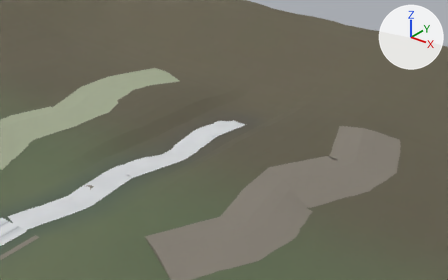
What one commit did to the glTF model game/assets/models/agent_b_act1/agentb_terrain_road_kit.glb.
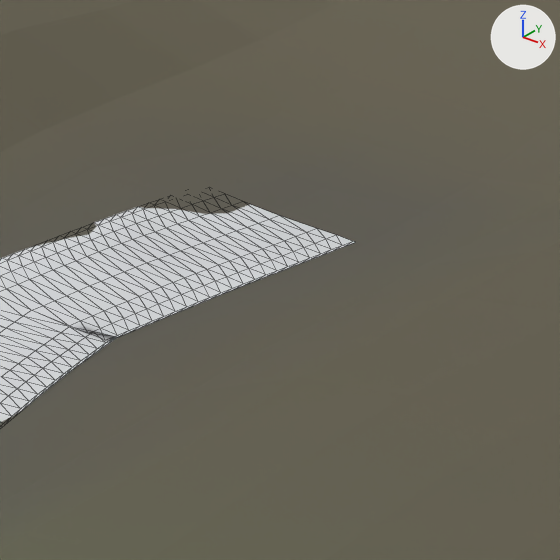
Old and new are each drawn from a 50 mm lens placed at (45.89, 63.23, 32.46), pointed at (0.48, 120.0, -2.74) and again close up on the part from 45% to 61% of the width and 34% to 59% of the height. The axes (+X, +Y, +Z) are drawn at upper right. The lights are the same throughout. The older version's two pictures come first. The close-ups show mesh edges as thin lines. Where no turn or scale is listed for an object, it has been applied to the vertices. Vertices at exactly the same position are counted once.

Names of what the first close-up shows: 'Road_KaraPath', 'Terrain_Main'.
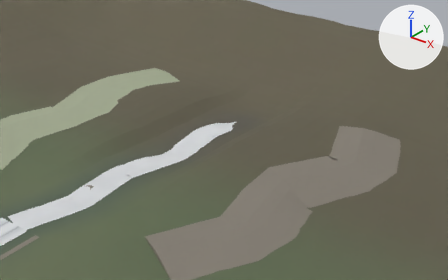
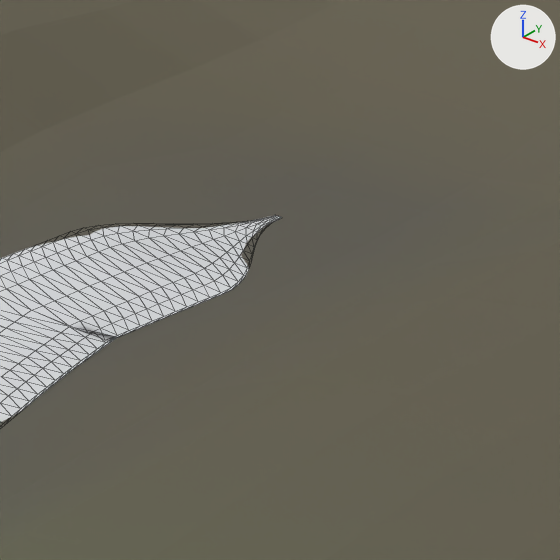
Changed parts and their boxes [x1, y1, x2, y2] in the close-ups (560 x 560 px; the box of a moved part takes in the faces that stretch with it):
'Road_KaraPath', reshaped: before [0, 204, 355, 423]; after [0, 215, 281, 423]
part 1 of me_road_karapath, moved or reshaped: before [93, 204, 355, 289]; after [95, 215, 281, 288]

The edits, one by one:
me_road_karapath is used by ob_road_karapath; location (0.0, 0.0, 0.0).
me_road_karapath had 1215 vertices, 2144 faces and spanned x -2.2..2.8, y 89.1..122.7, z -1.0..-0.3.
me_road_karapath now has 1215 vertices, 2144 faces and spans x -2.2..2.8, y 89.1..122.5, z -1.0..-0.3.
me_road_karapath part 1: 86 of 1215 vertices moved; they spanned x -1.4..2.3, y 119.8..122.7, z -1.0..-0.8 and now span x -1.2..1.9, y 119.8..122.5, z -1.0..-0.8; mean shift (0.0, 0.0, 0.0); largest move (2.3, 122.3, -0.9) -> (0.7, 122.5, -1.0).
